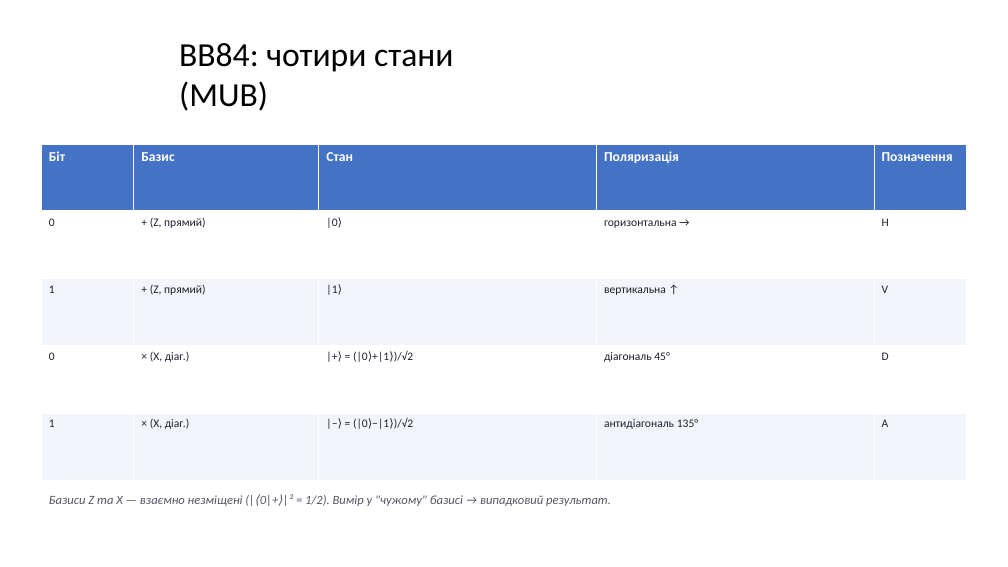
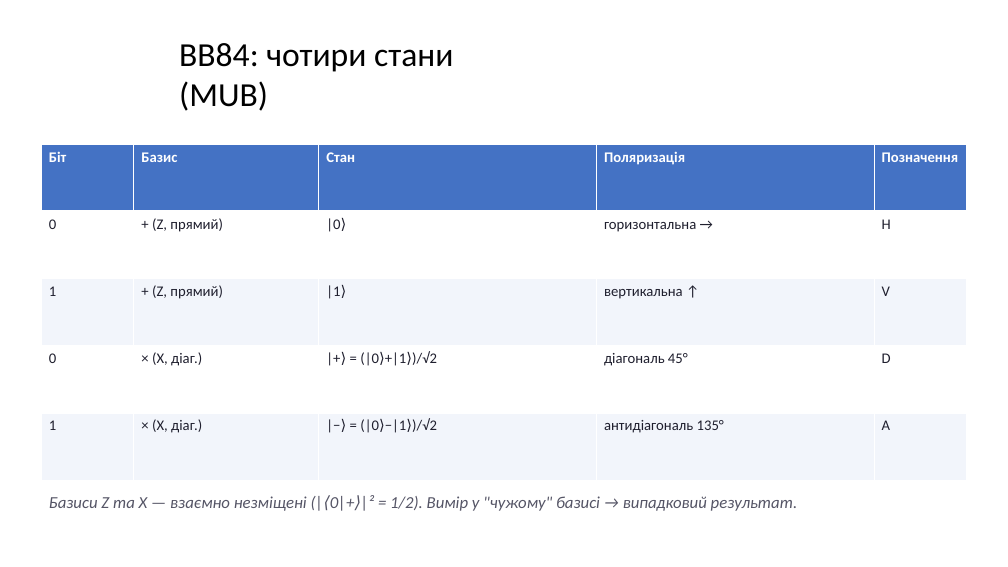
Before and after one commit to Andriykooo/ifntung-studies, a slide deck: slide 11 of Year 1/Постквантова криптографія/UA/2026/PPT/Презентація_4.pptx. Drawn at 1008x567 pixels with LibreOffice and Linux fonts; fonts in the diff are those of the drawing. Boxes give left, top, right and bottom in pixels: in the first picture for what was removed or moved away, otherwise in the second. Text is boxed around its words. In the diff, an @@ line names an element or a change of style, - is before the commit and + after.

Commit message:
feat(post-quantum-cryptography): update formatting for 4th lab

```diff
--- a/Year 1/Постквантова криптографія/UA/2026/PPT/Презентація_4.pptx
+++ b/Year 1/Постквантова криптографія/UA/2026/PPT/Презентація_4.pptx
@@ table at [42, 144, 966, 480] @@
@@ size 13 to 14 pt in "Біт", "Базис", "Стан", "Поляризація" and 1 more places @@
@@ size 11 to 14 pt in "0", "+ (Z, прямий)", "|0⟩", "горизонтальна →" and 16 more places @@
@@ text "Базиси Z та X — ..." at [49, 495, 798, 511]: size 12 to 16 pt @@
```
Also in this commit, not shown: 7 other slides changed.
